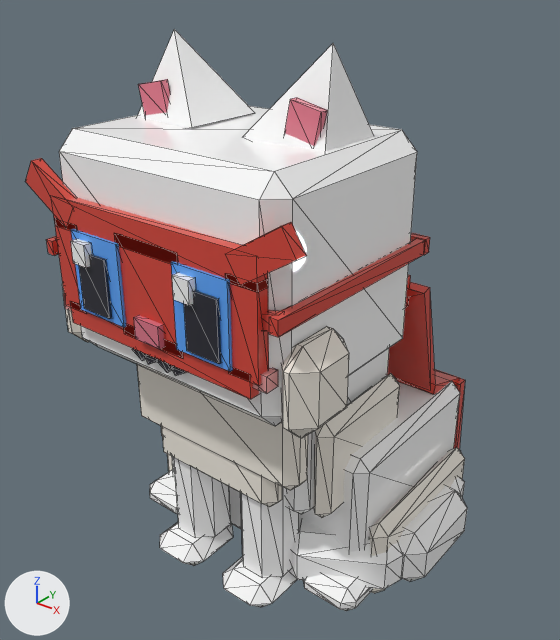
A saved change to the glTF model assets/cat-cafe/exports/CatCafe_Cat_Marshmallow_Sit.glb.
Before and after are seen from a 50 mm lens placed at (1.528, -1.935, 2.083), pointed at (0.03, -0.063, 0.923). Every picture has the same lights, and +X, +Y and +Z are marked at lower left. The first picture is the older version. Mesh edges are drawn as thin lines. Vertices at exactly the same position are counted once.

The first picture shows 'CatCafe_Cat_Marshmallow_Sit_Body', 'CatCafe_Cat_Marshmallow_Sit_EarL', 'CatCafe_Cat_Marshmallow_Sit_EarR', 'CatCafe_Cat_Marshmallow_Sit_Eye1', 'CatCafe_Cat_Marshmallow_Sit_Eye2', 'CatCafe_Cat_Marshmallow_Sit_Head', 'CatCafe_Cat_Marshmallow_Sit_LegF1', 'CatCafe_Cat_Marshmallow_Sit_LegF2', 'CatCafe_Cat_Marshmallow_Sit_Prop', 'CatCafe_Cat_Marshmallow_Sit_Prop2', 'CatCafe_Cat_Marshmallow_Sit_Tail'.
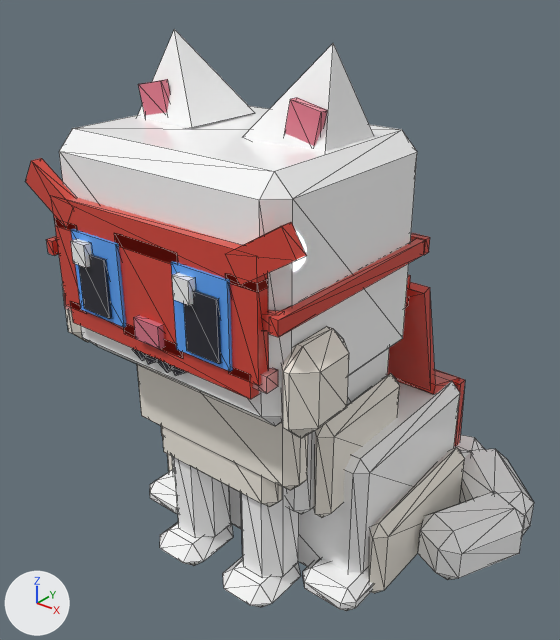
The change, as a diff of the scene's bpy script:
```diff
--- a/assets/cat-cafe/exports/CatCafe_Cat_Marshmallow_Sit.glb.py
+++ b/assets/cat-cafe/exports/CatCafe_Cat_Marshmallow_Sit.glb.py
@@ me_catcafe_cat_marshmallow_sit_tail @@
 # used by ob_catcafe_cat_marshmallow_sit_tail; location = (0.209, 0.513, 0.13)
-me_catcafe_cat_marshmallow_sit_tail.from_pydata(...)  # 72 vertices, 132 faces; spans x -0.052..0.424, y -0.804..0.082, z -0.111..0.111
+me_catcafe_cat_marshmallow_sit_tail.from_pydata(...)  # 72 vertices, 132 faces; spans x -0.045..0.636, y -0.471..0.208, z -0.111..0.111
+# me_catcafe_cat_marshmallow_sit_tail part 1: 72 of 72 vertices moved; they spanned x -0.052..0.424, y -0.804..0.082, z -0.111..0.111 and now span x -0.045..0.636, y -0.471..0.208, z -0.111..0.111; mean shift (0.146, 0.288, 0.0)
 me_catcafe_cat_marshmallow_sit_tail.materials.append(mat_catcafe_palette)
```

What differs and where, as boxes [x1, y1, x2, y2] in the pictures (560 x 640 px):
'CatCafe_Cat_Marshmallow_Sit_Tail', reshaped
    before: [289, 477, 467, 589]
    after: [418, 435, 534, 580]
